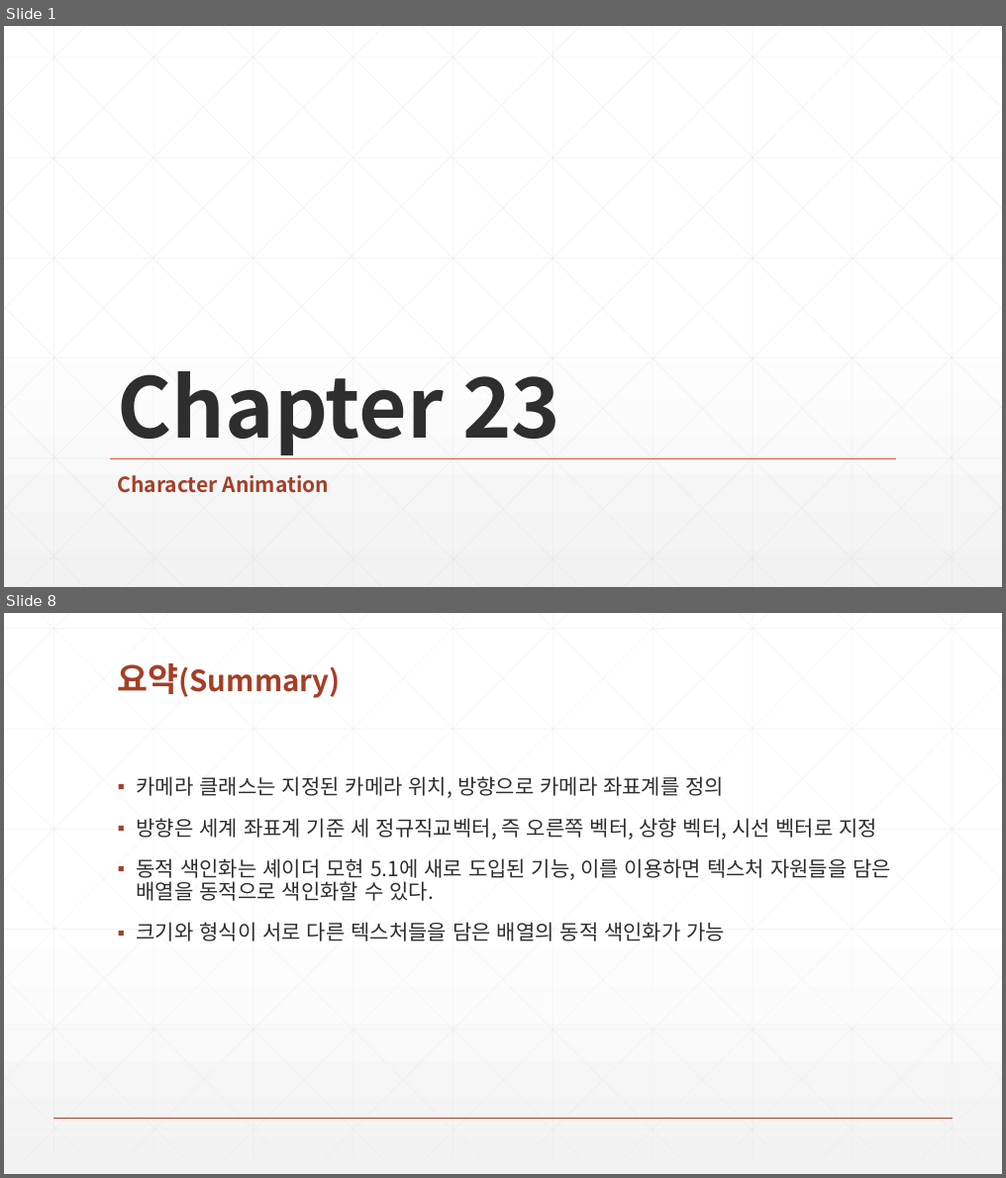
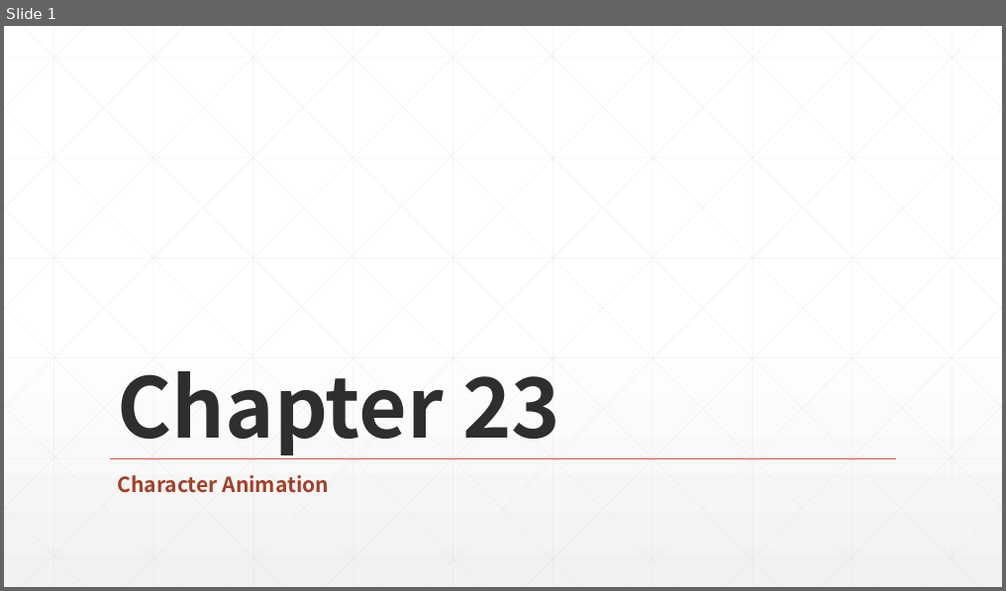
Before and after one commit to earthboom/CodingStudy, a slide deck: Common/Chapter 23 Character Animation.pptx. Shown one above the other, each under a label of ours: slides 1 and 8 before the commit, slide 1 after it; the slides between them are not shown. The pictures are 1006x1178 and 1006x591 pixels, drawn with LibreOffice and Linux fonts; fonts in the diff are those of the drawing. Boxes give left, top, right and bottom in pixels: in the first picture for what was removed or moved away, otherwise in the second. Text is boxed around its words. In the diff, an @@ line names an element or a change of style, - is before the commit and + after.

```diff
--- a/Common/Chapter 23 Character Animation.pptx
+++ b/Common/Chapter 23 Character Animation.pptx
@@ slide 8 removed at bbox=[4, 613, 1002, 1174], background gradient #FFFFFF to #F2F2F2 @@
@@ title removed at bbox=[118, 663, 341, 698] @@
-요약(Summary)
@@ text removed at bbox=[137, 776, 891, 942] @@
-▪ 카메라 클래스는 지정된 카메라 위치, 방향으로 카메라 좌표계를 정의
-▪ 방향은 세계 좌표계 기준 세 정규직교벡터, 즉 오른쪽 벡터, 상향 벡터, 시선 벡터로 지정
-▪ 동적 색인화는 셰이더 모현 5.1에 새로 도입된 기능, 이를 이용하면 텍스처 자원들을 담은 배열을 동적으로 색인화할 수 있다.
-▪ 크기와 형식이 서로 다른 텍스처들을 담은 배열의 동적 색인화가 가능
@@ group removed at bbox=[4, 613, 1002, 1158]: 46 lines @@
@@ line removed from (54, 1118) to (952, 1118) @@
```
Also in this commit, not shown: 10 slides added, 6 other slides removed.
